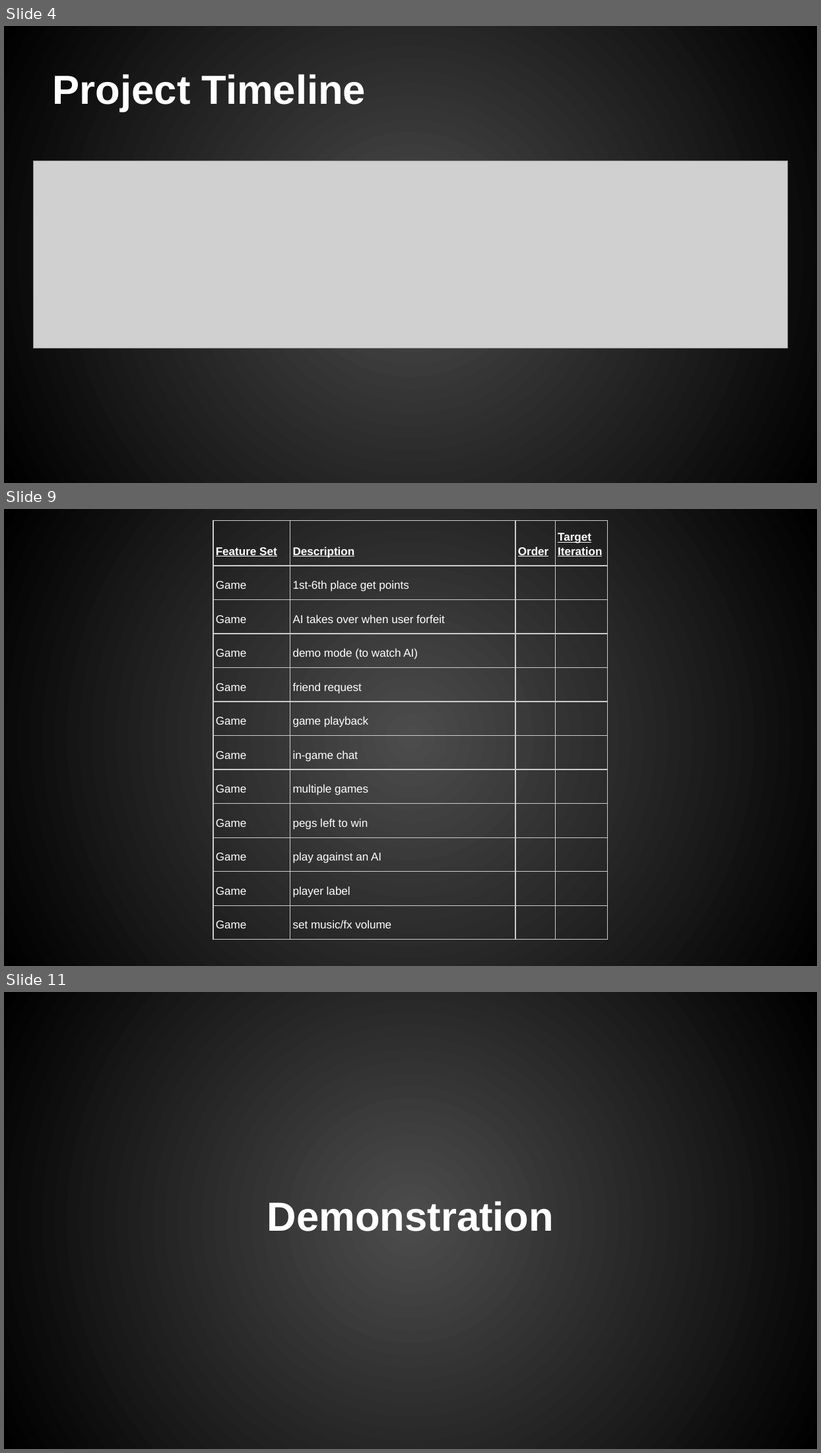
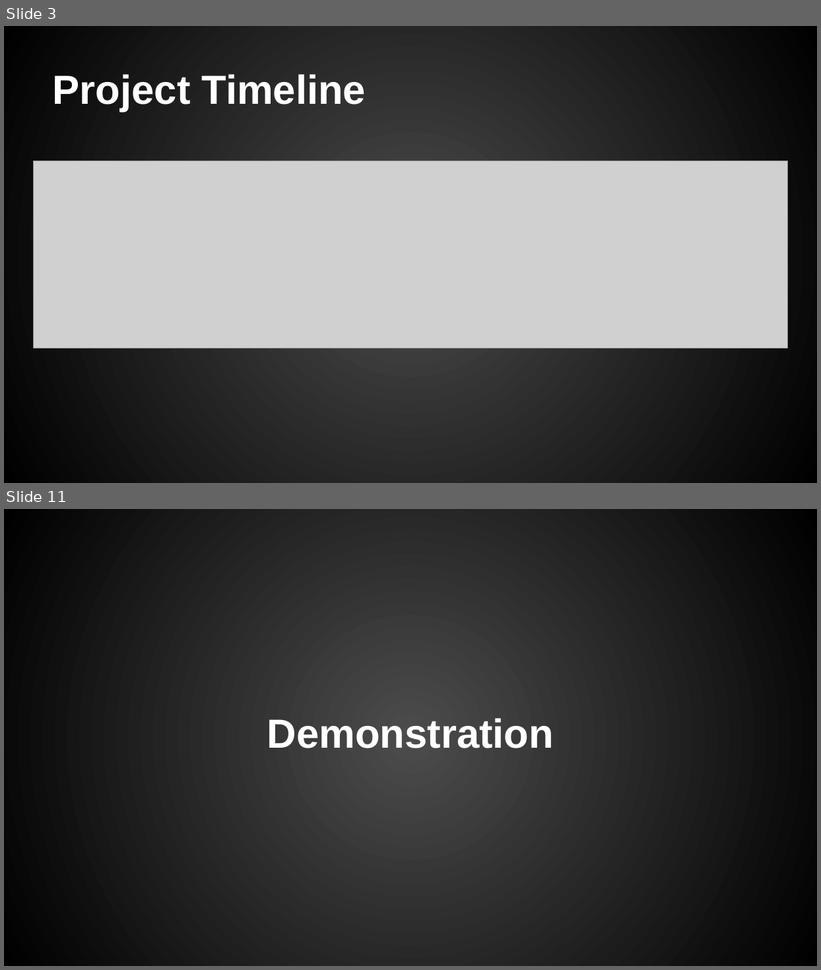
Before and after one commit to chriskdon/chinese-checkers, a slide deck: project-management/binder/iteration2/Curtis/Chinese Checkers - Iteration #2.pptx. Shown one above the other, each under a label of ours: slides 4, 9 and 11 before the commit, slides 3 and 11 after it; the slides between them are not shown. The pictures are 821x1453 and 821x970 pixels, drawn with LibreOffice and Linux fonts; fonts in the diff are those of the drawing; grey boxes stand for pictures; background and template pictures are left out. Boxes give left, top, right and bottom in pixels: in the first picture for what was removed or moved away, otherwise in the second. Text is boxed around its words. In the diff, an @@ line names an element or a change of style, - is before the commit and + after.

Commit message:
finalized Iteration #2 presentation

```diff
--- a/project-management/binder/iteration2/Curtis/Chinese Checkers - Iteration #2.pptx
+++ b/project-management/binder/iteration2/Curtis/Chinese Checkers - Iteration #2.pptx
@@ slide 9 removed at <box>4,509,817,966</box>, background gradient #4C4C4C to #000000 @@
@@ table removed at <box>213,520,608,931</box>, 12 rows, 4 columns @@
-Feature Set | Description | Order | Target Iteration
-Game | 1st-6th place get points |  | 
-Game | AI takes over when user forfeit |  | 
-Game | demo mode (to watch AI) |  | 
-Game | friend request |  | 
-Game | game playback |  | 
-Game | in-game chat |  | 
-Game | multiple games |  | 
-Game | pegs left to win |  | 
-Game | play against an AI |  | 
-Game | player label |  | 
-Game | set music/fx volume |  | 
@@ what was slide 4 is now slide 3 @@
```
Also in this commit, not shown: 2 slides changed, 7 slides added, 5 other slides removed.
